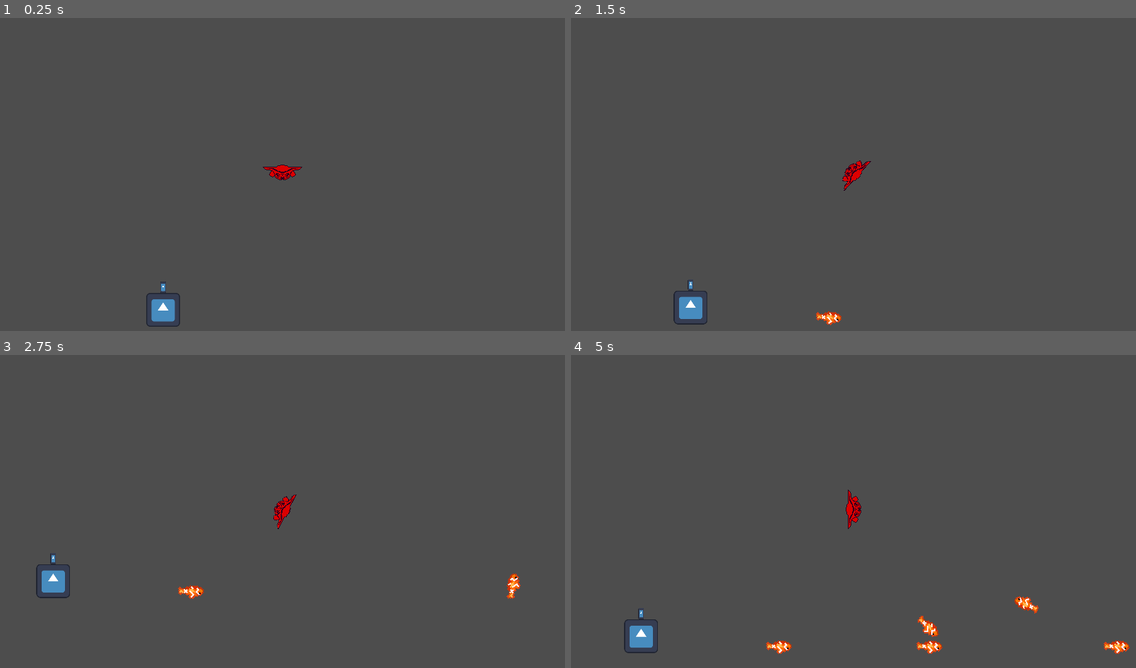
Above: before the commit, frames 1-4 (two rows, left to right).
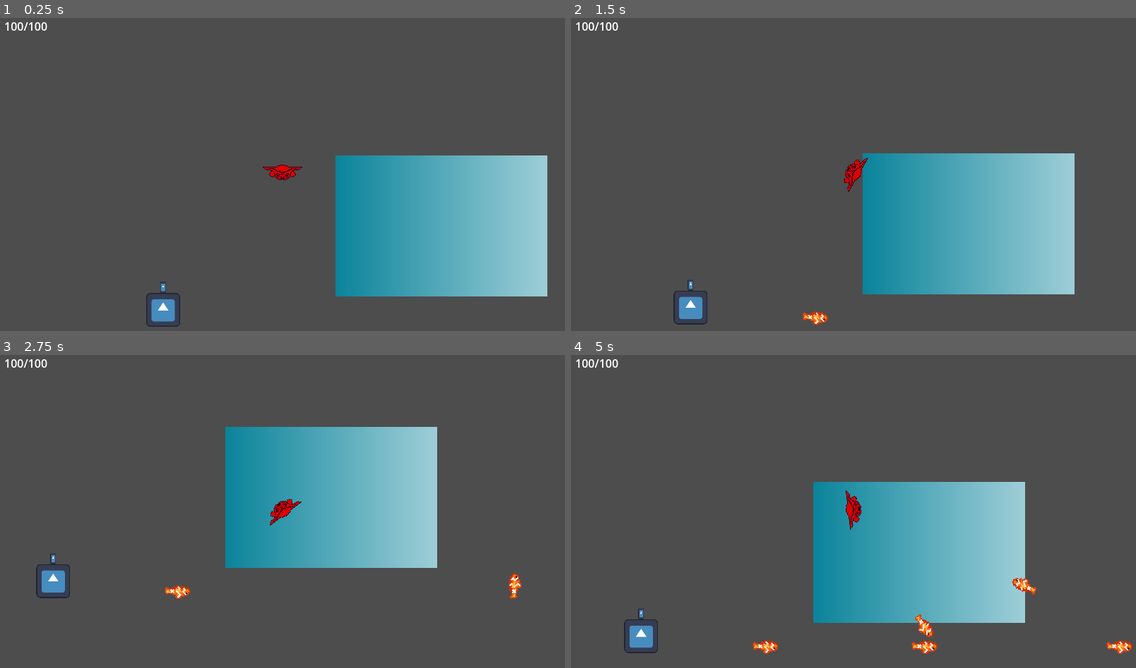
Above: after the commit, the same moments.

Repository: sialiss/GMTK-gamejam2023
Game: Godot game, scene res://Scenes/Sea/Sea.tscn
Same seed, same stepped clock (60 frames per second), same inputs: the game is played once before the commit and once after it. The engine's default icon, where the game draws it, is replaced by a stand-in: a white triangle on a blue panel in a dark square.
Inputs:
- Up to frame 1 (0.25 s): no input
- Up to frame 2 (1.5 s): tap Enter at 0.5 s; hold D (move_right) 0.53-1.28 s; hold S (move_down) from 1.28 s (still down)
- Up to frame 3 (2.75 s): release S (move_down) at 2.03 s; hold D (move_right) from 2.03 s (still down)
- Up to frame 4 (5 s): release D (move_right) at 2.78 s; hold W (move_up) 2.78-3.53 s; hold A (move_left) from 3.53 s (still down)

The runs differ from the first frame. In frame 1, 17% of the frame differs, in the area x 0-97%, y 1-89%; in frame 2, 17%; in frame 3, 17%; in frame 4, 18%, in the area x 0-100%, y 1-96%.

Commit message:
Add health label, change fish spawn

Diff:
--- a/Scenes/Creature/Creature.gd
+++ b/Scenes/Creature/Creature.gd
@@ -1,9 +1,12 @@
 extends RigidBody2D
 
-
+@export var max_health = 100
+@onready var health = max_health
 var force = 200
 var torque = 1000
 
+func _ready():
+	update_hp(0)
 
 func _physics_process(delta):
 	var input = Input.get_vector("move_left", "move_right", "move_up", "move_down")
@@ -17,3 +20,21 @@
 	else:
 		var angle = Vector2.UP.rotated(global_rotation).angle_to(input)
 		constant_torque = angle * torque
+
+# Called when touched an enemy
+#func get_damage(body):
+#	update_hp(body.damage)
+#	if health <= 0:
+#		die()
+
+func die():
+	#queue_free()
+	pass
+
+func update_hp(taken_damage: float):
+	health -= taken_damage
+	$Health/HP.text = "%d/%d" % [health, max_health]
+
+func _on_area_2d_body_entered(body):
+	#update_hp(body.damage)
+	pass
--- a/Scenes/Creature/Creature.tscn
+++ b/Scenes/Creature/Creature.tscn
@@ -1,10 +1,12 @@
-[gd_scene load_steps=4 format=3 uid="uid://c531hmqy1ihyj"]
+[gd_scene load_steps=5 format=3 uid="uid://c531hmqy1ihyj"]
 
 [ext_resource type="Script" path="res://Scenes/Creature/Creature.gd" id="1_qejp8"]
 [ext_resource type="Texture2D" uid="uid://duhb0j6w1eqhs" path="res://Assets/Textures/Player/headsquid.png" id="2_joybx"]
+[ext_resource type="PackedScene" uid="uid://b4a8guppeaucg" path="res://Scenes/Creature/Health.tscn" id="3_6isda"]
 
 [sub_resource type="CapsuleShape2D" id="CapsuleShape2D_u4on5"]
-height = 38.0
+radius = 12.0
+height = 40.0
 
 [node name="Creature" type="RigidBody2D"]
 texture_filter = 1
@@ -20,3 +22,13 @@
 
 [node name="Headsquid" type="Sprite2D" parent="."]
 texture = ExtResource("2_joybx")
+
+[node name="Health" parent="." instance=ExtResource("3_6isda")]
+
+[node name="Area2D" type="Area2D" parent="."]
+
+[node name="CollisionShape2D" type="CollisionShape2D" parent="Area2D"]
+rotation = 1.5708
+shape = SubResource("CapsuleShape2D_u4on5")
+
+[connection signal="body_entered" from="Area2D" to="." method="_on_area_2d_body_entered"]
--- /dev/null
+++ b/Scenes/Creature/Health.tscn
@@ -0,0 +1,11 @@
+[gd_scene format=3 uid="uid://b4a8guppeaucg"]
+
+[node name="CanvasLayer" type="CanvasLayer"]
+
+[node name="HP" type="Label" parent="."]
+offset_left = 6.0
+offset_top = 6.0
+offset_right = 68.0
+offset_bottom = 32.0
+text = "100/100
+"
--- a/Scenes/Enemies/BaseEnemy.gd
+++ b/Scenes/Enemies/BaseEnemy.gd
@@ -4,15 +4,12 @@
 @export var health = 1
 @export var damage = 1
 
-# Places the newly spawned enemy at the location
-func set_location(location: Node2D):
-	pass
-
 # Deals damage to the enemy
-func harm(damage: float):
-	health = max(health - damage, 0)
+func harm(taken_damage: float):
+	health = max(health - taken_damage, 0)
 	if health <= 0:
 		die()
 
 func die():
-	queue_free()
+	#queue_free()
+	pass
--- a/Scenes/Enemies/Fish/EnemyFish.gd
+++ b/Scenes/Enemies/Fish/EnemyFish.gd
@@ -22,10 +22,11 @@
 	pass
 
 func _on_VisibilityNotifier2D_screen_exited():
-	queue_free()
+	#queue_free()
+	pass
 
 func die():
 	$CollisionShape2D.set_deferred("disabled", true)
-	var tween = create_tween()
-	tween.tween_property(self, "modulate", Color.TRANSPARENT, 0.5)
-	tween.tween_callback(Callable(self, "queue_free"))
+	#var tween = create_tween()
+	#tween.tween_property(self, "modulate", Color.TRANSPARENT, 0.5)
+	#tween.tween_callback(Callable(self, "queue_free"))
--- a/Scenes/Enemies/Fish/FishSpawn.gd
+++ b/Scenes/Enemies/Fish/FishSpawn.gd
@@ -1,11 +1,10 @@
 extends Node2D
 
-var fish = load("res://Scenes/Enemies/Fish/EnemyFish.tscn")
+var fish = preload("res://Scenes/Enemies/Fish/EnemyFish.tscn")
 
 # Called when the node enters the scene tree for the first time.
 func _ready():
 	$FishTimer.start()
-
 
 # Called every frame. 'delta' is the elapsed time since the previous frame.
 func _process(delta):
--- a/Scenes/Enemies/Fish/FishSpawn.tscn
+++ b/Scenes/Enemies/Fish/FishSpawn.tscn
@@ -1,26 +1,39 @@
-[gd_scene load_steps=3 format=3 uid="uid://c27ik08huxew1"]
+[gd_scene load_steps=5 format=3 uid="uid://c27ik08huxew1"]
 
 [ext_resource type="Script" path="res://Scenes/Enemies/Fish/FishSpawn.gd" id="1_7lq7t"]
 
 [sub_resource type="Curve2D" id="Curve2D_3eh5s"]
 _data = {
-"points": PackedVector2Array(0, 0, 0, 0, 483, 91, 0, 0, 0, 0, 483, 294, 0, 0, 0, 0, 781, 295, 0, 0, 0, 0, 781, 90, 0, 0, 0, 0, 484, 91)
+"points": PackedVector2Array(0, 0, 0, 0, 0, 0, 0, 0, 0, 0, 0, 200, 0, 0, 0, 0, 300, 200, 0, 0, 0, 0, 300, 0, 0, 0, 0, 0, 0, 0)
 }
 point_count = 5
+
+[sub_resource type="Gradient" id="Gradient_s7hmj"]
+offsets = PackedFloat32Array(0, 0.993548)
+colors = PackedColorArray(0.0431373, 0.517647, 0.607843, 1, 0.617255, 0.807059, 0.843137, 1)
+
+[sub_resource type="GradientTexture1D" id="GradientTexture1D_30r0s"]
+gradient = SubResource("Gradient_s7hmj")
 
 [node name="FishSpawn" type="Node2D"]
 y_sort_enabled = true
 script = ExtResource("1_7lq7t")
 
 [node name="Path2D" type="Path2D" parent="."]
-position = Vector2(-484, -93)
 curve = SubResource("Curve2D_3eh5s")
 
 [node name="PathFollow2D" type="PathFollow2D" parent="Path2D"]
-position = Vector2(483, 91)
 rotation = 1.5708
 
 [node name="FishTimer" type="Timer" parent="."]
 unique_name_in_owner = true
 
+[node name="TextureRect" type="TextureRect" parent="."]
+z_index = -10
+offset_left = 2.0
+offset_top = -1.0
+offset_right = 302.0
+offset_bottom = 199.0
+texture = SubResource("GradientTexture1D_30r0s")
+
 [connection signal="timeout" from="FishTimer" to="." method="_on_FishTimer_timeout"]
--- a/Scenes/Sea/Sea.tscn
+++ b/Scenes/Sea/Sea.tscn
@@ -35,4 +35,4 @@
 position = Vector2(128, 304)
 
 [node name="FishSpawn" parent="." instance=ExtResource("3_m44fu")]
-position = Vector2(376, 111)
+position = Vector2(370, 86)
Not shown, changed: Addons/rng_utils/rng_utils.gd
